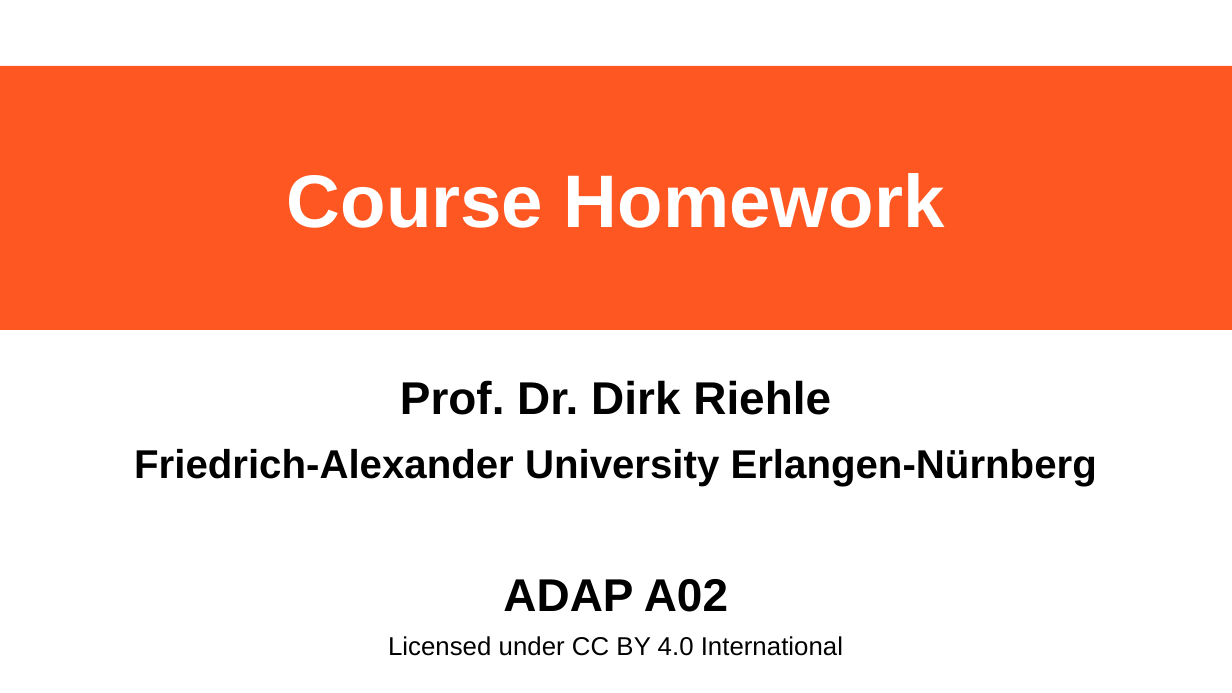
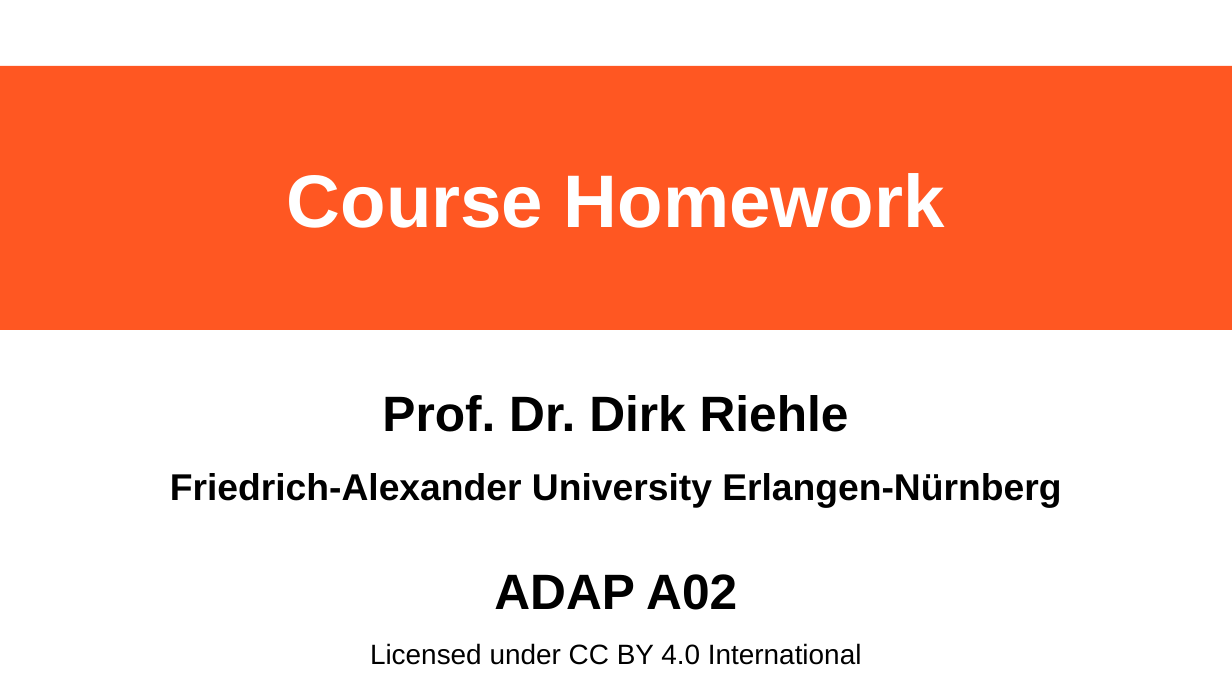
Before and after one commit to dirkriehle/adap-course, a slide deck: slide 1 of Lecture Slides/ADAP A02 - Course Homework.odp. Drawn at 1232x693 pixels with LibreOffice and Linux fonts; fonts in the diff are those of the drawing. Boxes give left, top, right and bottom in pixels: in the first picture for what was removed or moved away, otherwise in the second. Text is boxed around its words. In the diff, an @@ line names an element or a change of style, - is before the commit and + after.

```diff
--- a/Lecture Slides/ADAP A02 - Course Homework.odp
+++ b/Lecture Slides/ADAP A02 - Course Homework.odp
@@ subtitle "Prof. Dr. Dirk Riehle" at <box>170,395,1061,665</box>: size 29.6 to 32 pt in "Prof. Dr. Dirk Riehle", "ADAP A02"; size 25.9 to 24 pt in "Friedrich-Alexander University Erlangen-Nürnberg"; size 16.6 to 18 pt in "Licensed under CC BY 4.0 International"; line spacing 1.3 to 1.5; more space between paragraphs @@
```
Also in this commit, not shown: 3 other files.
